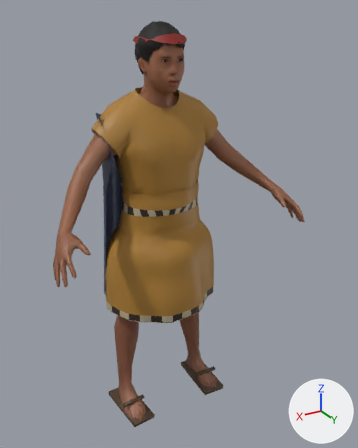
One commit to the glTF model campaigns/01_pachacutec/assets/models/pch_npc_principal.glb: the scene before it, then after it.
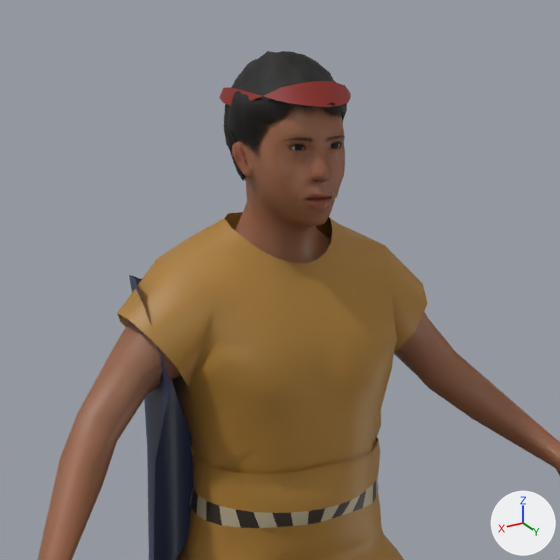
The first picture shows the older version from a camera (50 mm lens) standing at (0.891, 1.656, 1.622) and looking at (-0.05, 0.088, 0.838). The close-ups show the older and then the newer version on the part from 12% to 76% of the width and 0% to 51% of the height of that picture. Only the edits that show in the close-ups are written down. Every picture has the same lights, and +X, +Y and +Z are marked at lower right. Where no turn or scale is listed for an object, it has been applied to the vertices. Vertices at exactly the same position are counted once.

The first close-up shows 'Human.eyebrow001', 'Human.low-poly', 'Human.short02', 'body', 'clothes'.
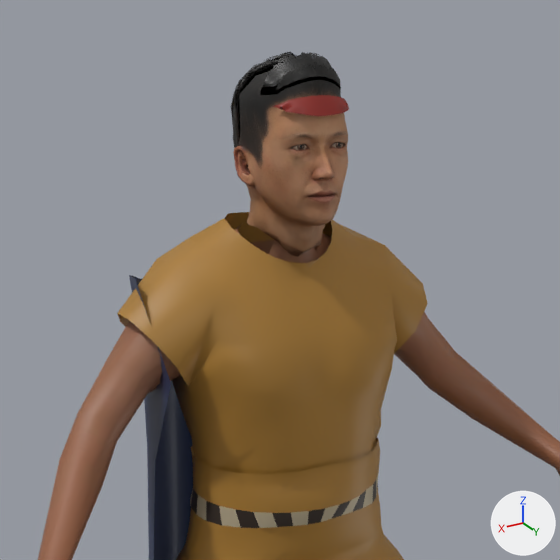
Patch to the scene script:
```diff
--- a/campaigns/01_pachacutec/assets/models/pch_npc_principal.glb.py
+++ b/campaigns/01_pachacutec/assets/models/pch_npc_principal.glb.py
@@ mat_rb_head @@
+mat_rb_head = bpy.data.materials.new('rb.head')
+# uses the picture img_m008_head_color_tga_pch
+# uses the picture img_m008_head_normal_tga
@@ me_male1591 @@
-me_male1591.from_pydata(...)  # 1591 vertices, 3140 faces; spans x -0.52..0.52, y -0.09..0.34, z 0.0..1.57
+me_male1591.from_pydata(...)  # 1069 vertices, 2116 faces; spans x -0.52..0.52, y -0.09..0.34, z 0.0..1.35
+# me_male1591 part 1: 472 vertices removed from x -0.08..0.08, y -0.06..0.15, z 1.34..1.57
+# other edits to the shape of me_male1591 do not show in these pictures
 me_male1591.materials.append(mat_human_body)
@@ me_clothes @@
-me_clothes.from_pydata(...)  # 987 vertices, 1760 faces; spans x -0.26..0.26, y -0.18..0.23, z 0.0..1.55
+me_clothes.from_pydata(...)  # 943 vertices, 1720 faces; spans x -0.26..0.26, y -0.18..0.23, z 0.0..1.36
+# me_clothes part 2: the loose piece of 44 vertices spanning x -0.09..0.09, y -0.07..0.16, z 1.52..1.55 is deleted
 me_clothes.materials.append(mat_pch_cloth)
@@ ob_human_eyebrow001 @@
-ob_human_eyebrow001 = bpy.data.objects.new('Human.eyebrow001', me_eyebrow001)
@@ ob_human_low_poly @@
-ob_human_low_poly = bpy.data.objects.new('Human.low-poly', me_low_poly)
@@ ob_human_short02 @@
-ob_human_short02 = bpy.data.objects.new('Human.short02', me_short02)
@@ ob_headwear @@
+ob_headwear = bpy.data.objects.new('headwear', me_headwear)  # 66 vertices, 77 faces; spans x -0.08..0.077, y -0.04..0.155, z 1.509..1.536
+ob_headwear.location = (0.0, 0.0, 0.0)
@@ ob_head @@
+ob_head = bpy.data.objects.new('head', me_mesh_001)  # 1601 vertices, 3103 faces; spans x -0.08..0.08, y -0.034..0.168, z 1.308..1.591; in mat_rb_hair_001 (picture img_m008_opacity_color_tga_001)
+ob_head.location = (0.0, 0.0, 0.0)
```

Boxes (x1, y1, x2, y2) around the edits, measured in the close-ups (560 x 560 px):
'clothes', reshaped
    before: (117, 81, 428, 560)
    after: (117, 212, 428, 560)
'body', reshaped
    before: (38, 108, 560, 560)
    after: (38, 223, 560, 560)
'head', added
    after: (231, 52, 348, 257)
    faces in mat_rb_head: (231, 70, 348, 257)
    faces in mat_rb_hair_001 (picture img_m008_opacity_color_tga_001): (231, 52, 341, 144)
'Human.short02', deleted
    before: (224, 51, 347, 181)
'headwear', added (red)
    after: (272, 95, 349, 116)
'Human.low-poly', deleted
    before: (291, 143, 340, 150)
'Human.eyebrow001', deleted
    before: (284, 136, 344, 141)
part 1 of me_male1591, deleted (brown)
    before: (232, 108, 345, 252)
part 2 of me_clothes, deleted (red)
    before: (219, 81, 351, 107)
